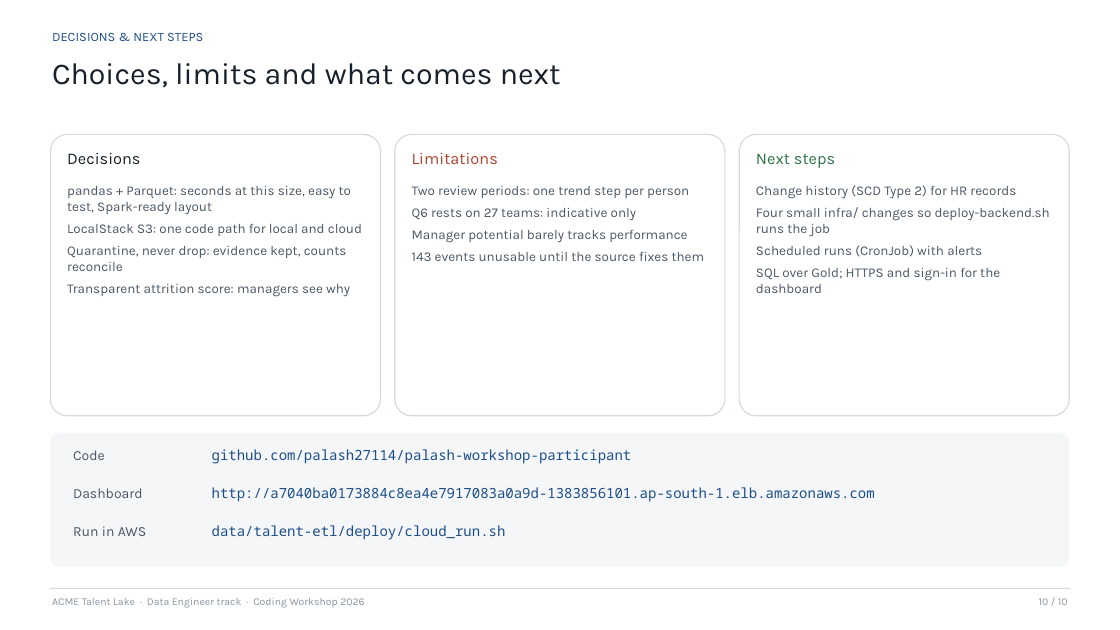
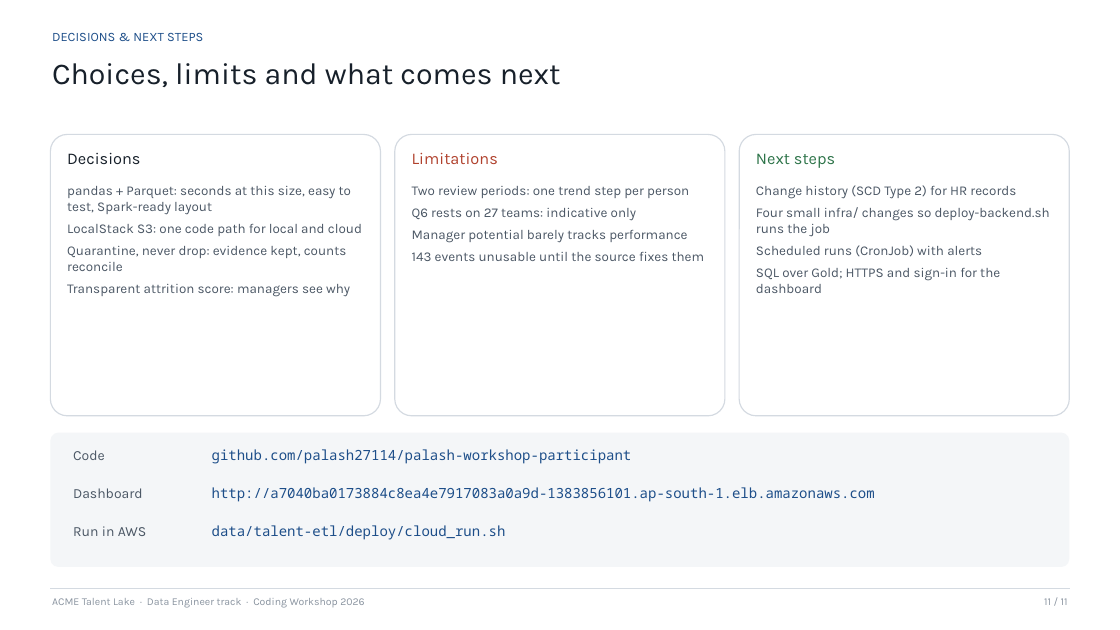
Before and after one commit to palash27114/palash-workshop-participant, a slide deck: slide 11 of data/talent-etl/presentation/ACME_Talent_Lake.pptx (slide 10 before the commit). Drawn at 1120x630 pixels with LibreOffice and Linux fonts; fonts in the diff are those of the drawing. Boxes give left, top, right and bottom in pixels: in the first picture for what was removed or moved away, otherwise in the second. Text is boxed around its words. In the diff, an @@ line names an element or a change of style, - is before the commit and + after.

```diff
--- a/data/talent-etl/presentation/ACME_Talent_Lake.pptx
+++ b/data/talent-etl/presentation/ACME_Talent_Lake.pptx
@@ text at (1044,598,1068,605): text changed @@
-10 / 10
+11 / 11
```
Also in this commit, not shown: 8 other slides changed, 1 slide added.
